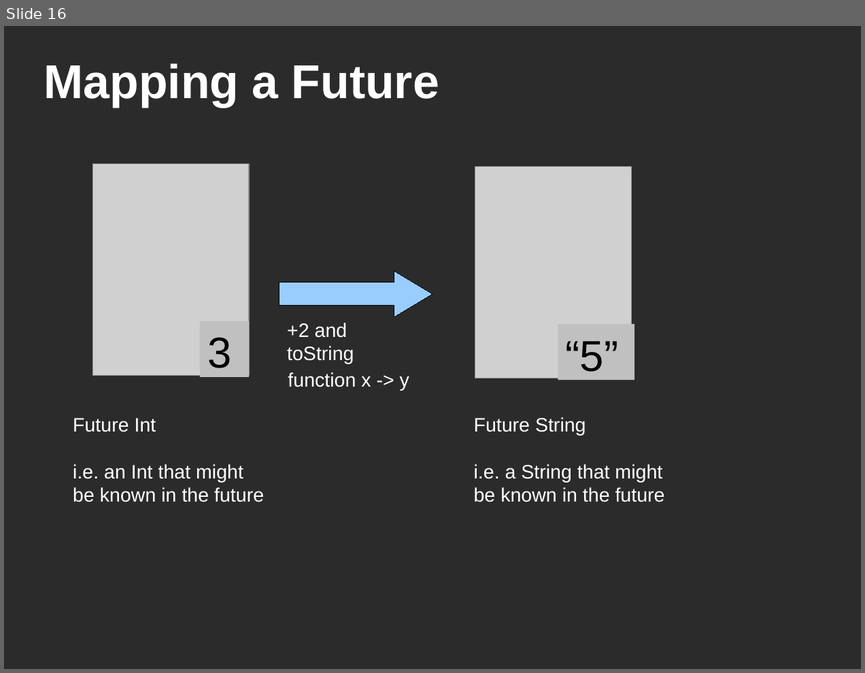
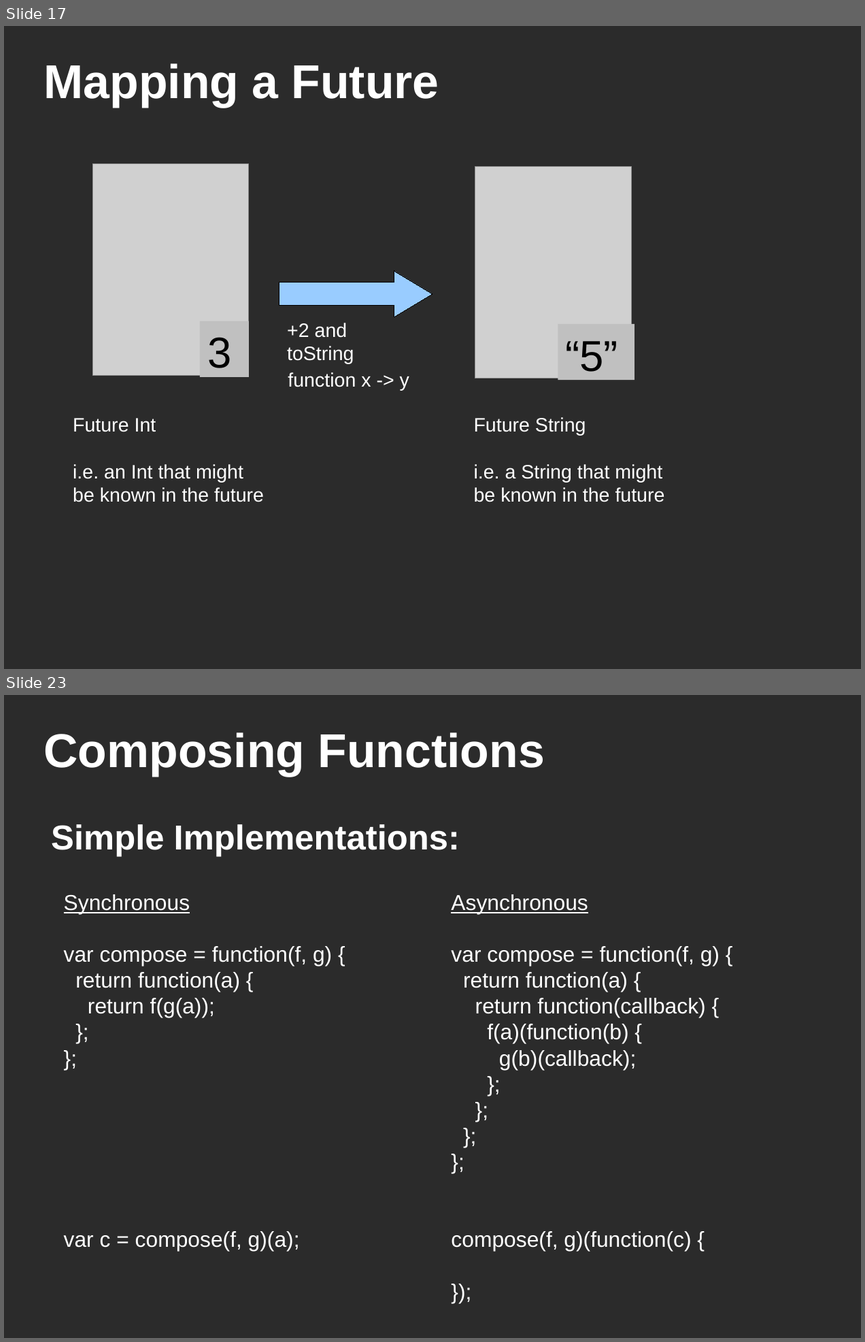
Before and after one commit to techtangents/jsasync, a slide deck: doc/TheFuture.odp. Shown one above the other, each under a label of ours: slide 16 before the commit, slides 17 and 23 after it; the slides between them are not shown. The pictures are 865x673 and 865x1342 pixels, drawn with LibreOffice and Linux fonts; fonts in the diff are those of the drawing; grey boxes stand for pictures; background and template pictures are left out; a plain dark background stands for a picture behind light text. Boxes give left, top, right and bottom in pixels: in the first picture for what was removed or moved away, otherwise in the second. Text is boxed around its words. In the diff, an @@ line names an element or a change of style, - is before the commit and + after.

```diff
--- a/doc/TheFuture.odp
+++ b/doc/TheFuture.odp
@@ slide 23 added at [4,695,861,1338], background picture (left out) @@
@@ title added at [43,732,545,777], 44 pt, text #FFFFFF, bold @@
+Composing Functions
@@ text added at [51,824,460,856], 32 pt, text #FFFFFF, bold @@
+Simple Implementations:
@@ text added at [64,894,332,1251], 20 pt, text #FFFFFF @@
+Synchronous
+var compose = function(f, g) {
+return function(a) {
+return f(g(a));
+};
+};
+var c = compose(f, g)(a);
@@ text added at [451,894,719,1251], 20 pt, text #FFFFFF @@
+Asynchronous
+var compose = function(f, g) {
+return function(a) {
+return function(callback) {
+f(a)(function(b) {
+g(b)(callback);
+};
+};
+};
+};
+compose(f, g)(function(c) {
+});
@@ what was slide 16 is now slide 17 @@
```
Also in this commit, not shown: 2 slides changed, 8 other slides added, 1 slide removed.
